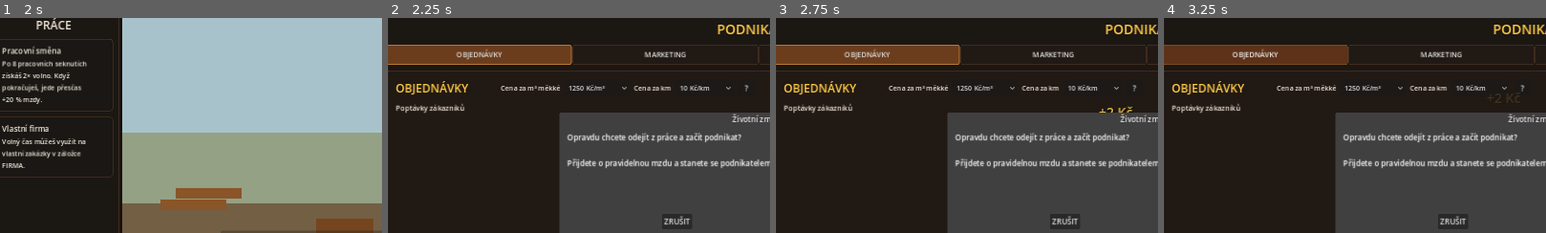
Above: before the commit, frames 1-4 (left to right).
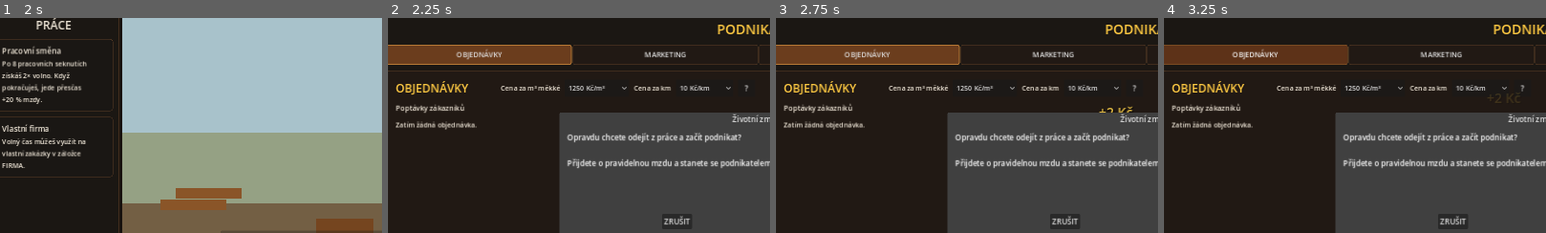
Above: after the commit, the same moments.

Repository: welewan-code/Lumberjack-John
Game: Godot game, scene res://Main.tscn
The game is run twice, just before and just after one commit, with the same random seed, the same clock (stepped at 60 frames per second) and the same inputs.
Inputs:
- Up to frame 1 (2 s): click "SEKNOUT" at 0.5 s; click "PŘIJMOUT PRÁCI" at 1.25 s
- Up to frame 2 (2.25 s): click "ODEJÍT Z PRÁCE" at 2 s
- Up to frame 3 (2.75 s): no input
- Up to frame 4 (3.25 s): click "OBJEDNÁVKY" at 2.75 s
The pictures show only the part of the screen within x 2-52%, y 12-62%; the shares and areas given below are measured in that part.

Frame 1 is identical in both runs. In frame 2, 0.4% of the frame differs, in the area x 2-24%, y 48-52%; in frame 3, 0.4%; in frame 4, 0.4%.

Commit message:
Add basic customer order search

Diff:
--- a/main_orders_pricing.gd
+++ b/main_orders_pricing.gd
@@ -6,13 +6,141 @@
 const ORDER_DELIVERY_MIN_PRICE: int = 0
 const ORDER_DELIVERY_MAX_PRICE: int = 30
 const ORDER_DELIVERY_PRICE_STEP: int = 5
+const ORDER_MAX_PENDING: int = 3
+const ORDER_MIN_VOLUME_M3: int = 1
+const ORDER_MAX_VOLUME_M3: int = 6
+const ORDER_MIN_DISTANCE_KM: int = 5
+const ORDER_MAX_DISTANCE_KM: int = 30
+const ORDER_MIN_LIFETIME_DAYS: int = 1
+const ORDER_MAX_LIFETIME_DAYS: int = 3
+
+var order_tick_elapsed: float = 0.0
 
 func _ready() -> void:
 	if not state.has("order_softwood_price_per_m3"):
 		state["order_softwood_price_per_m3"] = 1250
 	if not state.has("order_delivery_price_per_km"):
 		state["order_delivery_price_per_km"] = 10
+	if not state.has("customer_order_offers"):
+		state["customer_order_offers"] = []
+	if not state.has("customer_order_next_at"):
+		state["customer_order_next_at"] = 0
+	if not state.has("customer_order_next_id"):
+		state["customer_order_next_id"] = 1
 	super._ready()
+	_normalize_customer_orders()
+	_process_customer_orders(true)
+
+func _process(delta: float) -> void:
+	super._process(delta)
+	order_tick_elapsed += delta
+	if order_tick_elapsed < 1.0:
+		return
+	order_tick_elapsed = 0.0
+	_process_customer_orders(false)
+
+func _normalize_customer_orders() -> void:
+	var raw: Variant = state.get("customer_order_offers", [])
+	var normalized: Array = []
+	if raw is Array:
+		for item: Variant in raw:
+			if item is Dictionary:
+				normalized.append((item as Dictionary).duplicate(true))
+	state["customer_order_offers"] = normalized
+	state["customer_order_next_id"] = maxi(1, int(state.get("customer_order_next_id", 1)))
+
+func _process_customer_orders(startup: bool) -> void:
+	var now: int = int(Time.get_unix_time_from_system())
+	var offers: Array = state.get("customer_order_offers", []) as Array
+	var kept: Array = []
+	var changed: bool = false
+	for item: Variant in offers:
+		if item is Dictionary:
+			var order: Dictionary = item as Dictionary
+			if now < int(order.get("expires_at", 0)):
+				kept.append(order)
+			else:
+				changed = true
+	offers = kept
+
+	var next_at: int = int(state.get("customer_order_next_at", 0))
+	if next_at <= 0:
+		next_at = now + _roll_customer_order_wait_seconds()
+		changed = true
+
+	var safety: int = 0
+	while offers.size() < ORDER_MAX_PENDING and now >= next_at and safety < ORDER_MAX_PENDING:
+		safety += 1
+		offers.append(_make_customer_order(next_at))
+		next_at += _roll_customer_order_wait_seconds()
+		changed = true
+
+	state["customer_order_offers"] = offers
+	state["customer_order_next_at"] = next_at
+	if changed:
+		save_game()
+		if not startup and current_tab == "PODNIKATEL" and entrepreneur_section == "OBJEDNÁVKY":
+			show_tab("PODNIKATEL")
+
+func _make_customer_order(created_at: int) -> Dictionary:
+	var volume: int = randi_range(ORDER_MIN_VOLUME_M3, ORDER_MAX_VOLUME_M3)
+	var distance: int = randi_range(ORDER_MIN_DISTANCE_KM, ORDER_MAX_DISTANCE_KM)
+	var wood_price: int = int(state.get("order_softwood_price_per_m3", 1250))
+	var delivery_price: int = int(state.get("order_delivery_price_per_km", 10))
+	var total_price: int = volume * wood_price + distance * delivery_price
+	var lifetime_days: int = randi_range(ORDER_MIN_LIFETIME_DAYS, ORDER_MAX_LIFETIME_DAYS)
+	var next_id: int = int(state.get("customer_order_next_id", 1))
+	state["customer_order_next_id"] = next_id + 1
+	return {
+		"id": next_id,
+		"volume_m3": volume,
+		"distance_km": distance,
+		"wood_price_per_m3": wood_price,
+		"delivery_price_per_km": delivery_price,
+		"total_price": total_price,
+		"created_at": created_at,
+		"expires_at": created_at + lifetime_days * 86400
+	}
+
+func _roll_customer_order_wait_seconds() -> int:
+	var effective_price: float = _representative_effective_price()
+	var wait_minutes: Vector2 = _wait_range_for_effective_price(effective_price)
+	var min_seconds: int = int(round(wait_minutes.x * 60.0))
+	var max_seconds: int = int(round(wait_minutes.y * 60.0))
+	return randi_range(min_seconds, maxi(min_seconds, max_seconds))
+
+func _representative_effective_price() -> float:
+	var wood_price: float = float(state.get("order_softwood_price_per_m3", 1250))
+	var delivery_price: float = float(state.get("order_delivery_price_per_km", 10))
+	# Průměrný zákazník: 3,5 m³ ve vzdálenosti 17,5 km.
+	return wood_price + (17.5 * delivery_price) / 3.5
+
+func _wait_range_for_effective_price(price: float) -> Vector2:
+	var anchors: Array[Dictionary] = [
+		{"price":900.0, "min":5.0, "max":10.0},
+		{"price":1000.0, "min":8.0, "max":15.0},
+		{"price":1100.0, "min":12.0, "max":20.0},
+		{"price":1200.0, "min":20.0, "max":30.0},
+		{"price":1300.0, "min":30.0, "max":50.0},
+		{"price":1400.0, "min":60.0, "max":90.0},
+		{"price":1450.0, "min":60.0, "max":120.0},
+		{"price":1600.0, "min":90.0, "max":150.0}
+	]
+	if price <= float(anchors[0]["price"]):
+		return Vector2(float(anchors[0]["min"]), float(anchors[0]["max"]))
+	for i: int in range(anchors.size() - 1):
+		var a: Dictionary = anchors[i]
+		var b: Dictionary = anchors[i + 1]
+		var a_price: float = float(a["price"])
+		var b_price: float = float(b["price"])
+		if price <= b_price:
+			var t: float = inverse_lerp(a_price, b_price, price)
+			return Vector2(
+				lerpf(float(a["min"]), float(b["min"]), t),
+				lerpf(float(a["max"]), float(b["max"]), t)
+			)
+	var last: Dictionary = anchors[anchors.size() - 1]
+	return Vector2(float(last["min"]), float(last["max"]))
 
 func _render_orders_draft(box: VBoxContainer) -> void:
 	var header:=HBoxContainer.new()
@@ -58,24 +186,69 @@
 	help.text="?"
 	help.custom_minimum_size=Vector2(36,36)
 	help.add_theme_font_size_override("font_size",16)
-	help.tooltip_text="Cena dřeva a dopravy společně ovlivňují, …(81 unchanged characters)…  vyšší ji snižuje. Vzdálenost zákazníků bude 5–30 km, takže dražší sazba za km se p …(132 unchanged characters)…
+	help.tooltip_text="Cena dřeva a dopravy společně ovlivňují, …(81 unchanged characters)…  vyšší ji snižuje. Vzdálenost zákazníků je 5–30 km, takže dražší sazba za km se p …(132 unchanged characters)…
 	help.pressed.connect(_show_order_pricing_help)
 	header.add_child(help)
 
 	box.add_child(make_label("Poptávky zákazníků",15))
+	var offers: Array = state.get("customer_order_offers", []) as Array
+	if offers.is_empty():
+		box.add_child(make_label("Zatím žádná objednávka.",14))
+		return
+	var now: int = int(Time.get_unix_time_from_system())
+	for item: Variant in offers:
+		if item is Dictionary:
+			_add_customer_order_card(box, item as Dictionary, now)
+
+func _add_customer_order_card(box: VBoxContainer, order: Dictionary, now: int) -> void:
+	var card:=PanelContainer.new()
+	card.add_theme_stylebox_override("panel",panel_style("#1a1714","#8a572b",6,1))
+	box.add_child(card)
+	var margin:=MarginContainer.new()
+	margin.add_theme_constant_override("margin_left",14)
+	margin.add_theme_constant_override("margin_right",14)
+	margin.add_theme_constant_override("margin_top",10)
+	margin.add_theme_constant_override("margin_bottom",10)
+	card.add_child(margin)
+	var row:=HBoxContainer.new()
+	row.add_theme_constant_override("separation",16)
+	margin.add_child(row)
+	var info:=VBoxContainer.new()
+	info.size_flags_horizontal=Control.SIZE_EXPAND_FILL
+	row.add_child(info)
+	var volume: int = int(order.get("volume_m3", 1))
+	var distance: int = int(order.get("distance_km", 5))
+	var title:=make_label("%d m³ měkkého dřeva" % volume,18)
+	title.add_theme_color_override("font_color",Color("#ffca42"))
+	info.add_child(title)
+	info.add_child(make_label("%d km" % distance,14))
+	info.add_child(make_label(_order_expiry_text(int(order.get("expires_at", now)), now),13))
+	var total:=make_label("%d Kč" % int(order.get("total_price", 0)),18)
+	total.vertical_alignment=VERTICAL_ALIGNMENT_CENTER
+	row.add_child(total)
+
+func _order_expiry_text(expires_at: int, now: int) -> String:
+	var remaining: int = maxi(0, expires_at - now)
+	var days: int = int(ceil(float(remaining) / 86400.0))
+	return "Platí ještě %d d" % days
 
 func _on_softwood_price_selected(index: int, selector: OptionButton) -> void:
 	state["order_softwood_price_per_m3"] = int(selector.get_item_metadata(index))
+	_reschedule_customer_order_search()
 	save_game()
 
 func _on_delivery_price_selected(index: int, selector: OptionButton) -> void:
 	state["order_delivery_price_per_km"] = int(selector.get_item_metadata(index))
+	_reschedule_customer_order_search()
 	save_game()
+
+func _reschedule_customer_order_search() -> void:
+	state["customer_order_next_at"] = int(Time.get_unix_time_from_system()) + _roll_customer_order_wait_seconds()
 
 func _show_order_pricing_help() -> void:
 	var dialog:=AcceptDialog.new()
 	dialog.title="Ceník a poptávka"
-	dialog.dialog_text="Cena dřeva a dopravy se posuzují dohrom …(78 unchanged characters)… nižší šance na objednávku.\n\nZákazníci budou vzdálení 5–30 km. Vzdálenost sama o s …(195 unchanged characters)…
+	dialog.dialog_text="Cena dřeva a dopravy se posuzují dohrom …(78 unchanged characters)… nižší šance na objednávku.\n\nZákazníci jsou vzdálení 5–30 km. Vzdálenost sama o s …(195 unchanged characters)…
 	dialog.ok_button_text="ROZUMÍM"
 	dialog.min_size=Vector2i(560,300)
 	add_child(dialog)
